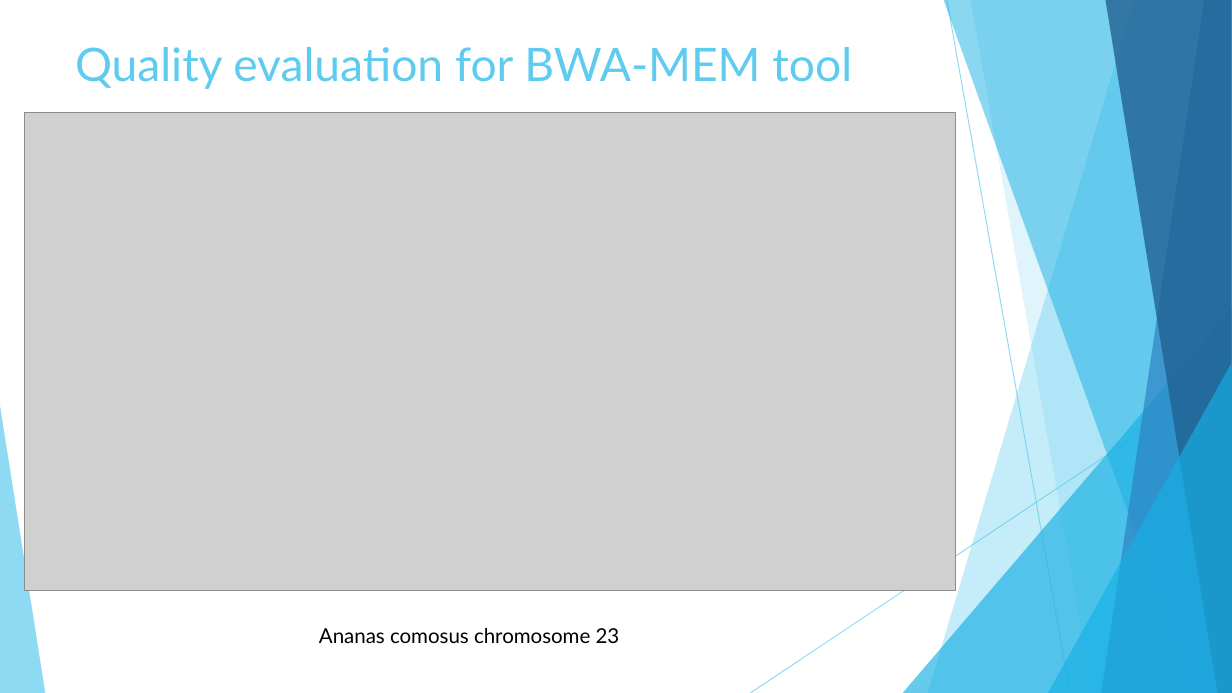
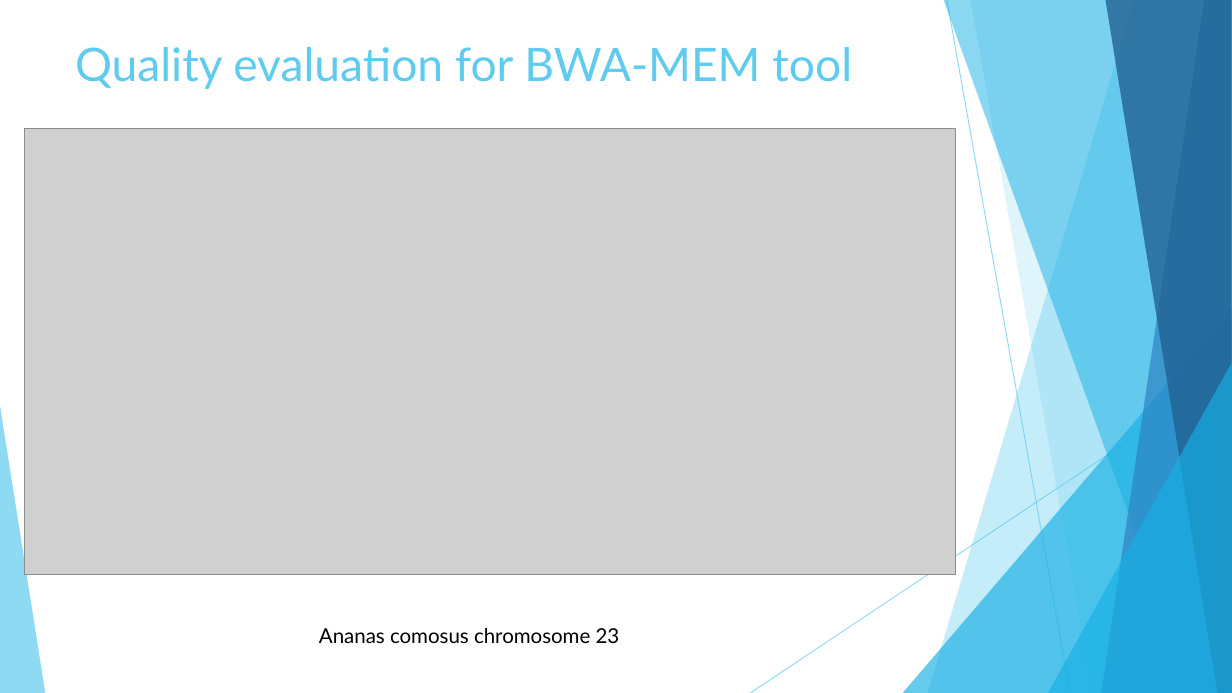
Before and after one commit to mmaricic/GI_Project, a slide deck: slide 14 of Illumina-paired-end-read-sequencing-simulator.pptx. Drawn at 1232x693 pixels with LibreOffice and Linux fonts; fonts in the diff are those of the drawing; grey boxes stand for pictures. Boxes give left, top, right and bottom in pixels: in the first picture for what was removed or moved away, otherwise in the second. Text is boxed around its words. In the diff, an @@ line names an element or a change of style, - is before the commit and + after.

Commit message:
fixed values

```diff
--- a/Illumina-paired-end-read-sequencing-simulator.pptx
+++ b/Illumina-paired-end-read-sequencing-simulator.pptx
@@ picture: place and size @@
-picture at (25,113,956,591)
+picture at (25,128,956,575)
```
